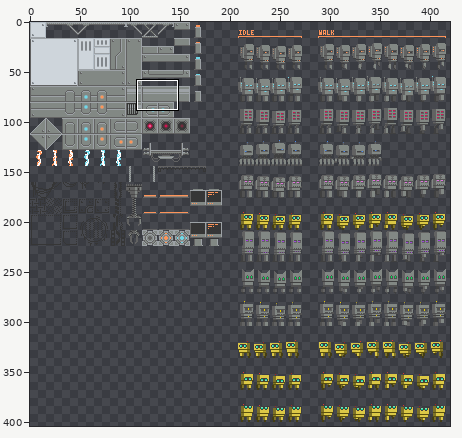
Sprite sheet: sprites/Tileset.png. The picture above shows the old version from afar; the outline marks the close-up.
Close-up. First the earlier version:
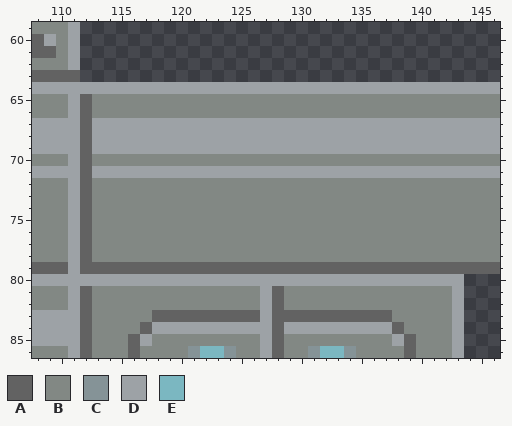
The file is 512x512 pixels. Colours within 5 levels of each other are drawn and written as one. Shown: x 108..146, y 59..86. The wide view leaves out empty margins.
Palette (. is transparent): A #626262  B #828884  C #859397  D #9da2a6  E #7bb7c1
Pixels before, first column x 108:
59 BBBD...................................
60 ADBD...................................
61 AABD...................................
62 BBBD...................................
63 AAAA...................................
64 DDDDDDDDDDDDDDDDDDDDDDDDDDDDDDDDDDDDDDD
65 BBBDABBBBBBBBBBBBBBBBBBBBBBBBBBBBBBBBBB
66 BBBDABBBBBBBBBBBBBBBBBBBBBBBBBBBBBBBBBB
67 DDDDADDDDDDDDDDDDDDDDDDDDDDDDDDDDDDDDDD
68 DDDDADDDDDDDDDDDDDDDDDDDDDDDDDDDDDDDDDD
69 DDDDADDDDDDDDDDDDDDDDDDDDDDDDDDDDDDDDDD
70 BBBDABBBBBBBBBBBBBBBBBBBBBBBBBBBBBBBBBB
71 DDDDADDDDDDDDDDDDDDDDDDDDDDDDDDDDDDDDDD
72 BBBDABBBBBBBBBBBBBBBBBBBBBBBBBBBBBBBBBB
73 BBBDABBBBBBBBBBBBBBBBBBBBBBBBBBBBBBBBBB
74 BBBDABBBBBBBBBBBBBBBBBBBBBBBBBBBBBBBBBB
75 BBBDABBBBBBBBBBBBBBBBBBBBBBBBBBBBBBBBBB
76 BBBDABBBBBBBBBBBBBBBBBBBBBBBBBBBBBBBBBB
77 BBBDABBBBBBBBBBBBBBBBBBBBBBBBBBBBBBBBBB
78 BBBDABBBBBBBBBBBBBBBBBBBBBBBBBBBBBBBBBB
79 AAADAAAAAAAAAAAAAAAAAAAAAAAAAAAAAAAAAAA
80 DDDDDDDDDDDDDDDDDDDDDDDDDDDDDDDDDDDD...
81 BBBDABBBBBBBBBBBBBBDABBBBBBBBBBBBBBD...
82 BBBDABBBBBBBBBBBBBBDABBBBBBBBBBBBBBD...
83 DDDDABBBBBAAAAAAAAADAAAAAAAAAABBBBBD...
84 DDDDABBBBADDDDDDDDDDADDDDDDDDDABBBBD...
85 DDDDABBBADBBBBBBBBBDABBBBBBBBBDABBBD...
86 BBBDABBBABBBBCEECBBDABBCEECBBBBABBBD...
The same view after the edit:
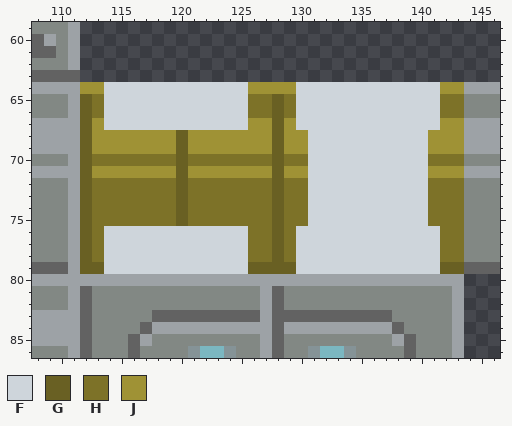
Colours new in this view: F #ced5db  G #696023  H #7d7228  J #9f9235
The edit:
The edit turns colour A into colour F in row 79 at x 114 to 125 and 130 to 141.
The edit turns colour B into colour F in rows 65 to 66 at x 114 to 125 and 130 to 141; in row 70 at x 131 to 140; in rows 72 to 75 at x 131 to 140; in rows 76 to 78 at x 114 to 125 and 130 to 141.
The edit turns colour D into colour F in row 64 at x 114 to 125 and 130 to 141; in row 67 at x 114 to 125 and 130 to 141; in rows 68 to 69 at x 131 to 140; in row 71 at x 131 to 140.
The edit turns colour A into colour G in rows 65 to 78 at x 112; in row 79 at x 112 to 113, 126 to 129 and 142 to 143.
The edit turns colour B into colour G in rows 65 to 66 at x 128; in row 70 at x 120 and 128; in rows 72 to 75 at x 120 and 128; in rows 76 to 78 at x 128.
The edit turns colour D into colour G in row 67 at x 128; in rows 68 to 69 at x 120 and 128; in row 71 at x 120 and 128.
The edit turns colour B into colour H in rows 65 to 66 at x 113, 126 to 127, 129 and 142 to 143; in row 70 at x 113 to 119, 121 to 127, 129 to 130 and 141 to 143; in rows 72 to 75 at x 113 to 119, 121 to 127, 129 to 130 and 141 to 143; in rows 76 to 78 at x 113, 126 to 127, 129 and 142 to 143.
The edit turns colour D into colour J in row 64 at x 112 to 113, 126 to 129 and 142 to 143; in row 67 at x 113, 126 to 127, 129 and 142 to 143; in rows 68 to 69 at x 113 to 119, 121 to 127, 129 to 130 and 141 to 143; in row 71 at x 113 to 119, 121 to 127, 129 to 130 and 141 to 143.
Where, in picture pixels (left, top, right, bottom), the same in both close-ups:
changed: (80, 82, 464, 274)
